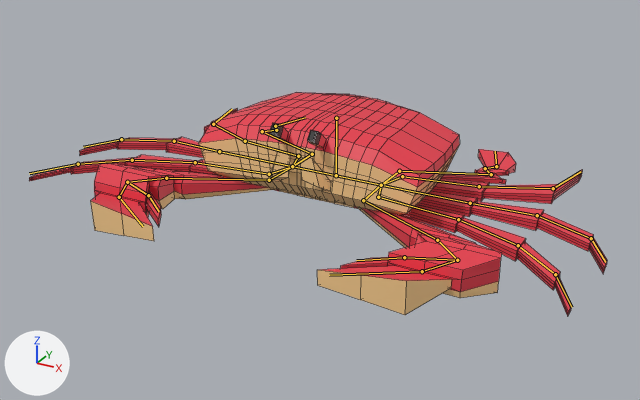
One commit to the Blender file Art/Crab.blend: the scene before it, then after it.
The view is the same before and after, from a 50 mm camera at (3.7, -7.05, 3.23) aimed at (0.06, -0.44, -0.08). The lights are fixed; the arrows at lower left show +X, +Y and +Z. The bones that bend it are drawn over the model as lines. Mesh edges are drawn as thin lines.
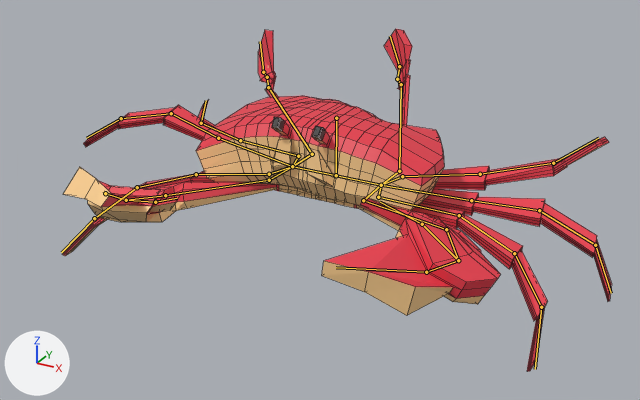
The newer file adds an action. The first version stands in its rest pose; the second is drawn at frame 50 of the action 'ArmatureAction'.

What the commit changed:
Bone 'Bone.004' (bone_bone_004) turns from (0, 0, 0) to (-9, 18, -7) degrees about its own x, y and z.
Bone 'Bone.022' (bone_bone_022) turns from (0, 0, 0) to (1, -27, 4) degrees about its own x, y and z.
Bone 'Bone.023' (bone_bone_023) turns from (0, 0, 0) to (-14, -35, 29) degrees about its own x, y and z.
Bone 'Bone.003' (bone_bone_003) turns from (0, 0, 0) to (0, 12, -3) degrees about its own x, y and z.
Bone 'Bone.019' (bone_bone_019) turns from (0, 0, 0) to (0, 4, -1) degrees about its own x, y and z.
Bone 'Bone.020' (bone_bone_020) turns from (0, 0, 0) to (11, 9, -2) degrees about its own x, y and z.
Bone 'Bone.021' (bone_bone_021) turns from (0, 0, 0) to (26, 1, -4) degrees about its own x, y and z.
Bone 'Bone.006' (bone_bone_006) turns from (0, 0, 0) to (-110, -29, 33) degrees about its own x, y and z.
Bone 'Bone.024' (bone_bone_024) turns from (0, 0, 0) to (-59, 48, 13) degrees about its own x, y and z.
Bone 'Bone.025' (bone_bone_025) turns from (0, 0, 0) to (-23, -24, -13) degrees about its own x, y and z.
Bone 'Bone.026' (bone_bone_026) turns from (0, 0, 0) to (-16, 10, 27) degrees about its own x, y and z.
Bone 'Bone.008' (bone_bone_008) turns from (0, 0, 0) to (-2, 0, -1) degrees about its own x, y and z.
Bone 'Bone.016' (bone_bone_016) turns from (0, 0, 0) to (12, -3, 3) degrees about its own x, y and z.
Bone 'Bone.017' (bone_bone_017) turns from (0, 0, 0) to (18, 12, 2) degrees about its own x, y and z.
Bone 'Bone.018' (bone_bone_018) turns from (0, 0, 0) to (26, -25, -6) degrees about its own x, y and z.
Bone 'Bone.010' (bone_bone_010) turns from (0, 0, 0) to (-4, -21, -4) degrees about its own x, y and z.
Bone 'Bone.011' (bone_bone_011) turns from (0, 0, 0) to (29, -3, 5) degrees about its own x, y and z.
Bone 'Bone.012' (bone_bone_012) turns from (0, 0, 0) to (11, 0, -13) degrees about its own x, y and z.
Bone 'Bone.013' (bone_bone_013) turns from (0, 0, 0) to (8, 15, 4) degrees about its own x, y and z.
Bone 'Bone.014' (bone_bone_014) turns from (0, 0, 0) to (-4, 11, 24) degrees about its own x, y and z.
Bone 'Bone.015' (bone_bone_015) turns from (0, 0, 0) to (9, 7, -11) degrees about its own x, y and z.
Bone 'Bone.029' (bone_bone_029) turns from (0, 0, 0) to (-2, 16, -7) degrees about its own x, y and z.
Bone 'Bone.030' (bone_bone_030) turns from (0, 0, 0) to (-4, -1, -3) degrees about its own x, y and z.
Bone 'Bone.031' (bone_bone_031) turns from (0, 0, 0) to (-17, 12, -15) degrees about its own x, y and z.
Bone 'Bone.032' (bone_bone_032) turns from (0, 0, 0) to (-11, -19, 2) degrees about its own x, y and z.
Bone 'Bone.033' (bone_bone_033) turns from (0, 0, 0) to (-6, 0, 0) degrees about its own x, y and z.
Bone 'Bone.034' (bone_bone_034) turns from (0, 0, 0) to (18, 3, 2) degrees about its own x, y and z.
Bone 'Bone.035' (bone_bone_035) turns from (0, 0, 0) to (10, 1, 11) degrees about its own x, y and z.
Bone 'Bone.037' (bone_bone_037) turns from (0, 0, 0) to (-39, -2, -1) degrees about its own x, y and z.
Bone 'Bone.038' (bone_bone_038) turns from (0, 0, 0) to (-19, -125, -61) degrees about its own x, y and z.
Bone 'Bone.039' (bone_bone_039) turns from (0, 0, 0) to (-53, 69, 15) degrees about its own x, y and z.
Bone 'Bone.040' (bone_bone_040) turns from (0, 0, 0) to (-23, -47, -15) degrees about its own x, y and z.
Bone 'Bone.042' (bone_bone_042) turns from (0, 0, 0) to (9, 1, 0) degrees about its own x, y and z.
Bone 'Bone.043' (bone_bone_043) turns from (0, 0, 0) to (7, 3, 0) degrees about its own x, y and z.
Bone 'Bone.044' (bone_bone_044) turns from (0, 0, 0) to (21, 17, 3) degrees about its own x, y and z.
Bone 'Bone.045' (bone_bone_045) turns from (0, 0, 0) to (14, 24, 3) degrees about its own x, y and z.
Bone 'Bone.047' (bone_bone_047) turns from (0, 0, 0) to (6, 31, -9) degrees about its own x, y and z.
Bone 'Bone.048' (bone_bone_048) turns from (0, 0, 0) to (1, -14, 3) degrees about its own x, y and z.
Bone 'Bone.049' (bone_bone_049) turns from (0, 0, 0) to (-19, -22, 30) degrees about its own x, y and z.
Bone 'Bone.050' (bone_bone_050) turns from (0, 0, 0) to (-3, -14, -2) degrees about its own x, y and z.
Bone 'Bone.051' (bone_bone_051) turns from (0, 0, 0) to (3, -41, -9) degrees about its own x, y and z.

Pixel boxes (x1, y1, x2, y2) of what changed, in the pictures (640 x 400 px):
'Cube', posed (52% taller): before (29, 92, 607, 316); after (62, 29, 612, 371)
bone 'Bone.004', root to tip: before (402, 176) to (479, 186); after (402, 176) to (480, 174)
bone 'Bone.022', root to tip: before (479, 186) to (553, 188); after (480, 174) to (553, 163)
bone 'Bone.023', root to tip: before (553, 188) to (581, 171); after (553, 163) to (598, 138)
bone 'Bone.003', root to tip: before (381, 185) to (470, 203); after (381, 185) to (471, 200)
bone 'Bone.019', root to tip: before (470, 203) to (537, 215); after (471, 200) to (539, 210)
bone 'Bone.020', root to tip: before (537, 215) to (591, 238); after (539, 210) to (595, 245)
bone 'Bone.021', root to tip: before (591, 238) to (605, 262); after (595, 245) to (611, 293)
bone 'Bone.006', root to tip: before (399, 171) to (491, 174); after (399, 171) to (401, 84)
bone 'Bone.024', root to tip: before (491, 174) to (485, 168); after (401, 84) to (397, 79)
bone 'Bone.025', root to tip: before (485, 168) to (496, 166); after (397, 79) to (399, 66)
bone 'Bone.026', root to tip: before (496, 166) to (495, 151); after (399, 66) to (390, 36)
bone 'Bone.008', root to tip: before (378, 197) to (458, 219); after (378, 197) to (459, 215)
bone 'Bone.016', root to tip: before (458, 219) to (518, 245); after (459, 215) to (514, 253)
bone 'Bone.017', root to tip: before (518, 245) to (555, 274); after (514, 253) to (541, 307)
bone 'Bone.018', root to tip: before (555, 274) to (571, 307); after (541, 307) to (535, 369)
bone 'Bone.010', root to tip: before (363, 200) to (437, 240); after (363, 200) to (446, 229)
bone 'Bone.011', root to tip: before (437, 240) to (457, 260); after (446, 229) to (458, 260)
bone 'Bone.012', root to tip: before (457, 260) to (422, 271); after (458, 260) to (426, 272)
bone 'Bone.013', root to tip: before (422, 271) to (329, 275); after (426, 272) to (336, 267)
bone 'Bone.014', root to tip: before (457, 260) to (404, 257); after (458, 260) to (422, 224)
bone 'Bone.015', root to tip: before (404, 257) to (356, 260); after (422, 224) to (380, 202)
bone 'Bone.029', root to tip: before (298, 156) to (245, 141); after (298, 156) to (240, 140)
bone 'Bone.030', root to tip: before (245, 141) to (213, 124); after (240, 140) to (201, 123)
bone 'Bone.031', root to tip: before (213, 124) to (232, 109); after (201, 123) to (206, 100)
bone 'Bone.032', root to tip: before (292, 166) to (219, 151); after (292, 166) to (218, 138)
bone 'Bone.033', root to tip: before (219, 151) to (174, 141); after (218, 138) to (171, 113)
bone 'Bone.034', root to tip: before (174, 141) to (121, 139); after (171, 113) to (121, 118)
bone 'Bone.035', root to tip: before (121, 139) to (83, 147); after (121, 118) to (86, 138)
bone 'Bone.037', root to tip: before (312, 154) to (262, 131); after (312, 154) to (268, 87)
bone 'Bone.038', root to tip: before (262, 131) to (276, 130); after (268, 87) to (267, 77)
bone 'Bone.039', root to tip: before (276, 130) to (275, 126); after (267, 77) to (263, 72)
bone 'Bone.040', root to tip: before (275, 126) to (305, 117); after (263, 72) to (260, 41)
bone 'Bone.042', root to tip: before (269, 174) to (195, 162); after (269, 174) to (196, 174)
bone 'Bone.043', root to tip: before (195, 162) to (132, 160); after (196, 174) to (137, 187)
bone 'Bone.044', root to tip: before (132, 160) to (78, 164); after (137, 187) to (94, 218)
bone 'Bone.045', root to tip: before (78, 164) to (29, 173); after (94, 218) to (61, 252)
bone 'Bone.047', root to tip: before (269, 180) to (166, 178); after (269, 180) to (165, 195)
bone 'Bone.048', root to tip: before (166, 178) to (127, 182); after (165, 195) to (126, 200)
bone 'Bone.049', root to tip: before (127, 182) to (119, 197); after (126, 200) to (105, 193)
bone 'Bone.050', root to tip: before (119, 197) to (143, 226); after (105, 193) to (103, 191)
bone 'Bone.051', root to tip: before (127, 182) to (148, 195); after (126, 200) to (155, 202)
